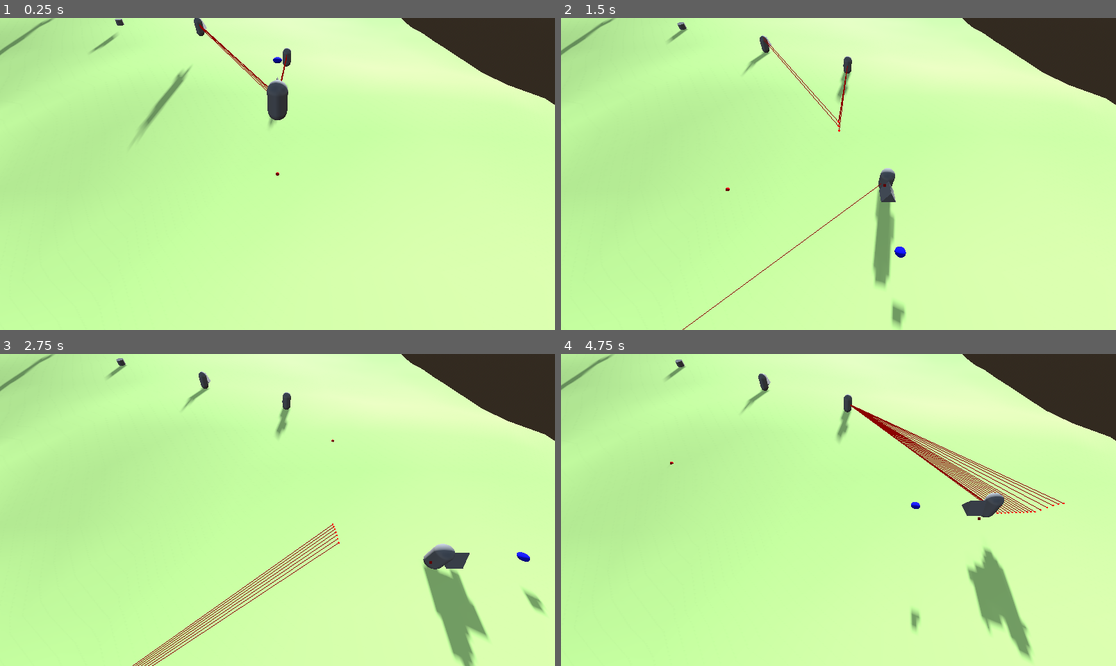
Above: before the commit, frames 1-4 (two rows, left to right).
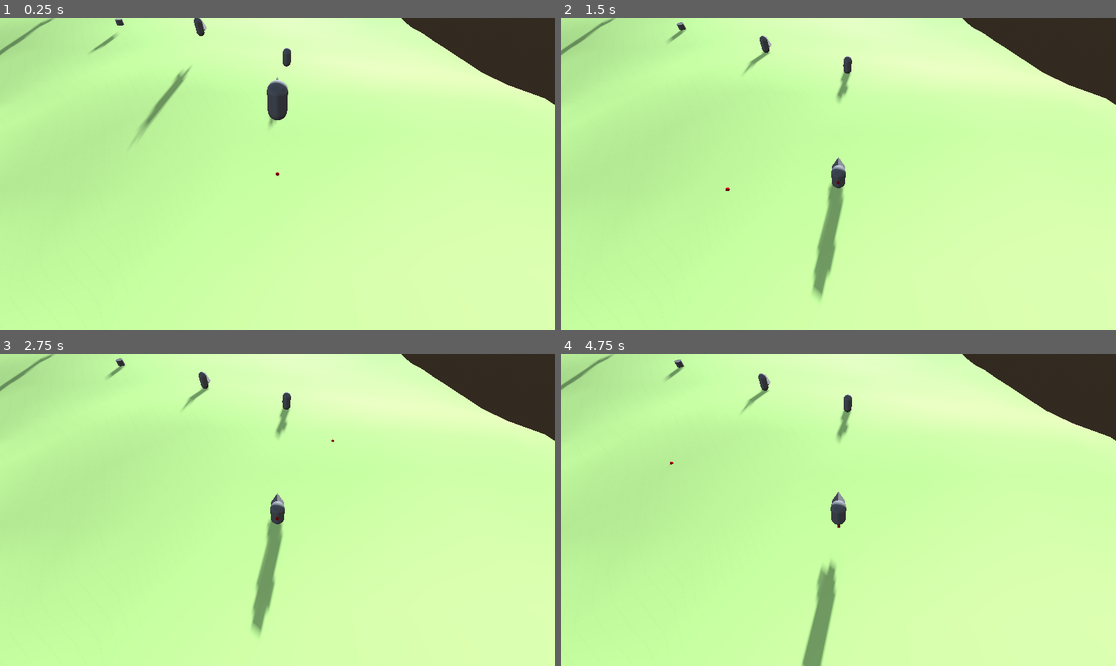
Above: after the commit, the same moments.

Repository: 6ixpoolgames/ProjectVibe
Game: Godot game, scene res://root.tscn
The game is run twice, just before and just after one commit, with the same random seed, the same clock (stepped at 60 frames per second) and the same inputs.
Inputs (mouse positions are in pixels of both pictures, inside the frame that each line leads up to):
- Up to frame 1 (0.25 s): no input
- Up to frame 2 (1.5 s): tap Enter at 0.5 s; move the mouse to (960, 158) at 0.52 s; hold D (move_right) 0.53-1.28 s; click (960, 158) at 0.6 s; tap Space (move_jump) at 0.77 s; move the mouse to (727, 189) at 1.27 s; hold S (move_backward) from 1.28 s (still down); tap Middle mouse button (middleMouse_button) at 1.35 s
- Up to frame 3 (2.75 s): tap Space (move_jump) at 1.52 s; move the mouse to (333, 441) at 2.02 s; release S (move_backward) at 2.03 s; hold D (move_right) from 2.03 s (still down); hold Shift (move_sprint) from 2.03 s (still down)
- Up to frame 4 (4.75 s): move the mouse to (810, 572) at 2.77 s; release D (move_right) at 2.78 s; release Shift (move_sprint) at 2.78 s; hold W (move_forward) 2.78-3.53 s; right-click (810, 572) at 2.85 s; tap Space (move_jump) at 3.02, 3.77, 4.52 s; move the mouse to (1005, 556) at 3.52 s; hold A (move_left) from 3.53 s (still down); tap Mouse wheel down (scrollWheel_down) at 3.6 s; move the mouse to (672, 463) at 4.27 s; tap Mouse wheel up (scrollWheel_up) at 4.35 s

The runs differ from the first frame. In frame 1, 0.2% of the frame differs, in the area x 35-52%, y 2-24%; in frame 2, 2.8%; in frame 3, 4.3%; in frame 4, 4.7%, in the area x 20-91%, y 1-100%.
Error after the commit: Parse Error: Identifier "StateManager" not declared in the current scope. (res://assets/scripts/AIUnitManager.gd:22)

Commit message:
began refactoring CharacterPawn3D, AIUnitManager, and AIStateManager for initialization on enter_tree() and reference setting, others still TBD

Diff:
--- a/assets/scenes/character_pawn_3d.tscn
+++ b/assets/scenes/character_pawn_3d.tscn
@@ -13,7 +13,7 @@
 script = ExtResource("1_mqp35")
 metadata/_custom_type_script = "uid://m21ym7goa67x"
 
-[node name="CollisionShape3D" type="CollisionShape3D" parent="."]
+[node name="CollisionCapsule" type="CollisionShape3D" parent="."]
 transform = Transform3D(1, 0, 0, 0, 1, 0, 0, 0, 1, 0, 1, 0)
 shape = SubResource("CapsuleShape3D_uw0gs")
 
--- /dev/null
+++ b/assets/scripts/AIStateComponentBase.gd
@@ -0,0 +1,21 @@
+extends Node
+class_name AIStateComponentBase
+
+@export var state_name:String ##is set as state name if not left blank
+@export var state_priority:int = 255 ## state priority if multiple states are valid at the same time. Lower is higher priorty. Golf rules baybee
+
+#references
+var pawn: CharacterPawn3D
+
+func _ready() -> void:
+	if state_name:
+		name = state_name
+	pass
+
+##contains logic for when to set state as active
+func should_state_be_active()->bool:
+	var stateIsValid:= false
+	return stateIsValid
+
+func get_state_priorty()->int:
+	return state_priority
--- a/assets/scripts/AIStateManager.gd
+++ b/assets/scripts/AIStateManager.gd
@@ -8,16 +8,16 @@
 
 #node reference
 var pawn: CharacterPawn3D
-var AIManager: AIUnitManager
+#var AIManager: AIUnitManager
 var sensingComponent: AISensingComponent
 
 var referencesUpdated:= false
 
 func _ready() -> void:
 	initialize()
-	if get_parent_node_3d() is AIUnitManager:
-		AIManager = get_parent_node_3d()
-		AIManager.component_has_intialized(self)
+	#if get_parent_node_3d() is AIUnitManager:
+	#	AIManager = get_parent_node_3d()
+	#	AIManager.component_has_intialized(self)
 
 func initialize():
 	pass
@@ -81,3 +81,30 @@
 			currState = AIState.Incapacitated
 			if GlobalTools.go_print:
 				print("set to incapacitated")
+
+#node references
+var isReferenceSet:= false
+var Pawn: CharacterPawn3D
+var CharacterModel: MeshInstance3D
+var CollisionCapsule: CollisionShape3D
+var ControllerManager: MovementControllerManager
+var StatManager: StatManagerComponent
+var CameraControllerArm: PawnCameraController
+var AIManager: AIUnitManager
+func set_references(references:Array[Node])->void:
+	for r in references:
+		if r is CharacterPawn3D:
+			Pawn = r
+		if r.name == "CharacterModel":
+			CharacterModel = r
+		if r.name == "CollisionCapsule":
+			CollisionCapsule = r
+		if r is MovementControllerManager:
+			ControllerManager = r
+		if r is StatManagerComponent:
+			StatManager = r
+		if r is PawnCameraController:
+			CameraControllerArm = r
+		if r is AIUnitManager:
+			AIManager = r
+	isReferenceSet = true
--- a/assets/scripts/AIUnitManager.gd
+++ b/assets/scripts/AIUnitManager.gd
@@ -6,9 +6,9 @@
 @export var polling_group: int = 0 ##which frame this component polls. Choose 0 for random assignment.
 
 #references and ready checks
-var pawn: CharacterPawn3D
-var stateManagerComponent: AIStateManagerComponent
-var sensingComponent: AISensingComponent
+#var pawn: CharacterPawn3D
+#var stateManagerComponent: AIStateManagerComponent
+#var sensingComponent: AISensingComponent
 var stateManagerReady:= false
 var sensingComponentReady:= false
 
@@ -18,23 +18,39 @@
 func initialize()->void:
 	polling_outofbounds_reassignment()
 	clear_subcomponents()
-	sensingComponent = AISensingComponent.new()
-	stateManagerComponent = AIStateManagerComponent.new()
-	sensingComponent.name = "AISensingComponent"
-	stateManagerComponent.name = "AIStatemanagerComponent"
+	SensingComponent = AISensingComponent.new()
+	StateManager = AIStateManagerComponent.new()
+	SensingComponent.name = "AISensingComponent"
+	StateManager.name = "AIStatemanagerComponent"
 	if get_parent_node_3d() is CharacterPawn3D:
-		pawn = get_parent_node_3d()
-	self.add_child(sensingComponent)
-	self.add_child(stateManagerComponent)
+		Pawn = get_parent_node_3d()
+	self.add_child(SensingComponent)
+	self.add_child(StateManager)
+
+func _enter_tree() -> void:
+	init_sensing_component()
+	init_state_manager_component()
 
 
+func init_sensing_component():
+	if !SensingComponent:
+		SensingComponent = AISensingComponent.new()
+		SensingComponent.name = "AISensingComponent"
+		self.add_child(SensingComponent)
+
+func init_state_manager_component():
+	if !StateManager:
+		StateManager = AIStateManagerComponent.new()
+		StateManager.name = "AIStatemanagerComponent"
+		self.add_child(StateManager)
+
 func clear_subcomponents():
-	if sensingComponent:
-		sensingComponent.queue_free()
-		sensingComponent = null
-	if stateManagerComponent:
-		stateManagerComponent.queue_free()
-		stateManagerComponent = null
+	if SensingComponent:
+		SensingComponent.queue_free()
+		SensingComponent = null
+	if StateManager:
+		StateManager.queue_free()
+		StateManager = null
 
 ##count through frames and set which polling group should fire
 func should_poll_group()->int:
@@ -57,15 +73,17 @@
 		#print("polling group outbounds. randomly reassigned to: ", polling_group, " of ", polling_freq_frame_count)
 
 func _physics_process(_delta: float) -> void:
-	pass_down_references()
-	if !allComponentsReady:
-		is_all_components_ready()
-	if allComponentsReady:
-		pass_down_references()
+	#pass_down_references()
+	#if !allComponentsReady:
+	#	is_all_components_ready()
+	#if allComponentsReady:
+	#	pass_down_references()
 		should_poll_group()
 
 func _ready() -> void:
-	initialize()
+	#initialize()
+	polling_outofbounds_reassignment()
+
 
 var componentsReady: Array[Node]
 func component_has_intialized(component: Node):
@@ -84,12 +102,42 @@
 
 var stopOnOne:=false
 func pass_down_references():
-	if !stopOnOne and allComponentsReady and pawn:
+	if !stopOnOne and allComponentsReady and Pawn:
 		for c in componentsReady:
-			c.pawn = pawn
+			c.Pawn = Pawn
 			if c is AISensingComponent:
-				c.stateManagerComponent = stateManagerComponent
+				c.StateManager = StateManager
 			if c is AIStateManagerComponent:
-				c.sensingComponent = sensingComponent
+				c.SensingComponent = SensingComponent
 		stopOnOne = true
 		print(">>>Manager.polling_group = ", polling_group)
+
+#node references
+var isReferenceSet:= false
+var Pawn: CharacterPawn3D
+var CharacterModel: MeshInstance3D
+var CollisionCapsule: CollisionShape3D
+var ControllerManager: MovementControllerManager
+var StatManager: StatManagerComponent
+var CameraControllerArm: PawnCameraController
+var AIManager: AIUnitManager
+var SensingComponent: AISensingComponent
+func set_references(references:Array[Node])->void:
+	for r in references:
+		if r is CharacterPawn3D:
+			Pawn = r
+		if r.name == "CharacterModel":
+			CharacterModel = r
+		if r.name == "CollisionCapsule":
+			CollisionCapsule = r
+		if r is MovementControllerManager:
+			ControllerManager = r
+		if r is StatManagerComponent:
+			StatManager = r
+		if r is PawnCameraController:
+			CameraControllerArm = r
+		if r is AIUnitManager:
+			AIManager = r
+		if r is AISensingComponent:
+			SensingComponent = r
+	isReferenceSet = true
--- a/assets/scripts/CharacterPawn3D.gd
+++ b/assets/scripts/CharacterPawn3D.gd
@@ -29,19 +29,28 @@
 #ready variables
 var isReadyTrigger = false
 var activeCamera: Camera3D
-var allChildren: Array
+var allChildren: Array[Node]
 func _ready():
-	allChildren = GlobalTools.get_all_descendants(self)
-	init_active_camera()
-	set_references_hard()
-	init_movement_controller()
-	init_camera_spring_arm()
+	#allChildren = GlobalTools.get_all_descendants(self)
+	ready_active_camera()
+	pass_down_references()
+	#set_references_hard()
+	#init_controller_manager()
+	#init_camera_spring_arm()
+
+func _enter_tree() -> void:
+	init_camera_controller_arm()
+	init_controller_manager()
+	init_stat_manager()
 
 #node reference variables
 var CharacterModel: MeshInstance3D
 var CollisionCapsule: CollisionShape3D
 var ControllerManager: MovementControllerManager
 var StatManager: StatManagerComponent
+var cameraControllerArm: PawnCameraController
+var AIManager: AIUnitManager
+var SensingComponent: AISensingComponent
 ##janky hard coded reference setter. Relies on node structure from character_pawn_3d.tscn
 func set_references_hard():
 	CharacterModel = $CharacterModel
@@ -50,44 +59,87 @@
 	StatManager = $StatManagerComponent
 	print(self, " has set references (HARD)")
 
+func pass_down_references():
+	allChildren.clear()
+	allChildren = GlobalTools.get_all_descendants(self)
+	var references: Array[Node]
+	var pwn: CharacterPawn3D = self
+	references.append(pwn)
+	for c in allChildren:
+		if c.name == "CharacterModel":
+			CharacterModel = c
+			references.append(c)
+		if c.name == "CollisionCapsule":
+			CollisionCapsule = c
+			references.append(c)
+		if c is MovementControllerManager:
+			ControllerManager = c
+			references.append(c)
+		if c is StatManagerComponent:
+			StatManager = c
+			references.append(c)
+		if c is PawnCameraController:
+			cameraControllerArm = c
+			references.append(c)
+		if c is AIUnitManager:
+			AIManager = c
+			references.append(c)
+		if c is AISensingComponent:
+			SensingComponent = c
+			references.append(c)
+	for r in allChildren:
+		if r.has_method("set_references"):
+			r.set_references(references)
+	print(self, " references passed")
+
 ##checks if controller manager is already added. If not, creates a new one. Part of functions to overhaul during refactor
-func init_movement_controller()->void:
-	for c in allChildren:
-		if c is MovementControllerManager:
-			print(self, " already has movement controller component")
-			return
-	var movementController = MovementControllerManager.new()
-	movementController.name = "MovementControllerManager"
-	self.add_child(movementController)
+func init_controller_manager()->void:
+	if ControllerManager:
+		print(self, " already has movement controller manager component")
+		return
+	ControllerManager = MovementControllerManager.new()
+	ControllerManager.name = "MovementControllerManager"
+	self.add_child(ControllerManager)
 	#print("added movementControllerComponent: ", movementController)
-	movementController._ready()
-
-
-var springArmRef: SpringArm3D
+
+
 var unitHalfHeight: float = 0
 ##Creates a PawnCameraController3D (spring arm) if there isn't one. Candidate for refactor. Code kinda messy, but functional
-func init_camera_spring_arm()->void:
-	for c in allChildren:
-		if c is PawnCameraController:
-			print(self, " already has camera controller")
-			return
-		elif c is CollisionShape3D and c.shape is CapsuleShape3D:
-			unitHalfHeight = c.shape.height/2
-	var cameraController = PawnCameraController.new()
-	cameraController.name = "SpringArm3D" #refactor with the spring arm reference code bullshit
-	self.add_child(cameraController)
-	cameraController.position = Vector3(0,unitHalfHeight,0)
-	cameraController.rotation.x = deg_to_rad(cameraController.initial_camera_pitch)
-	springArmRef = cameraController
-	#print("added PawnCameraController3D: ", cameraController)
+func init_camera_controller_arm()->void:
+	if cameraControllerArm:
+		print(self, " already has camera controller")
+		return
+	if CollisionCapsule:
+			unitHalfHeight = CollisionCapsule.shape.height/2
+	cameraControllerArm = PawnCameraController.new()
+	cameraControllerArm.name = "PawnCameraController" #refactor with the spring arm reference code bullshit
+	self.add_child(cameraControllerArm)
+	cameraControllerArm.position = Vector3(0,unitHalfHeight,0)
+	cameraControllerArm.rotation.x = deg_to_rad(cameraControllerArm.initial_camera_pitch)
+	#print("added PawnCameraController3D: ", cameraControllerArm)
 
 ##sets the current viewport camera to the active camera. Can be combined with a larger initializer function on refactor.
 ##Also should code for checking if its a PlayerCamera3D in situations where there's more than 1 active viewport
-func init_active_camera()-> void:
+func ready_active_camera()-> void:
 	activeCamera = get_viewport().get_camera_3d()
 	activeCamera.connect("possession_event", _on_possession_event)
 
-
+func init_stat_manager()->void:
+	if StatManager:
+		print("already has stat manager component")
+		return
+	StatManager = StatManagerComponent.new()
+	StatManager.name = "StatManagerComponent"
+	self.add_child(StatManager)
+
+
+func init_AI_manager()->void:
+	if AIManager:
+		print(self, " already has AI unit manager")
+		return
+	AIManager = AIUnitManager.new()
+	AIManager.name = "AIUnitManager"
+	self.add_child(AIManager)
 func _physics_process(delta: float) -> void:
 	#if isReadyTrigger == true:
 	GlobalTools.printFuncRationalizer(50)
@@ -139,12 +191,9 @@
 ##gets a reference to the pawn's camera controller (spring arm). If null for some reason, returns a reference to self
 func get_camera_attachment_point()->Node3D:
 	var attachTo: Node3D
-	allChildren = GlobalTools.get_all_descendants(self)
-	for c in allChildren:
-		if c is PawnCameraController:
-			attachTo = c
-			springArmRef = c #additional bit of code to ensure springArmRef always points to the camera attachment. SpringArmRef might need a refactor actually
-	if attachTo == null:
+	if cameraControllerArm:
+		attachTo = cameraControllerArm
+	else:
 		attachTo = self
 	return attachTo
 
--- a/assets/scripts/PawnCameraController3D.gd
+++ b/assets/scripts/PawnCameraController3D.gd
@@ -22,6 +22,10 @@
 @onready var lastCursorY: float = mousePosition.y
 @onready var viewportX: float = get_viewport().size.x
 @onready var viewportY: float = get_viewport().size.y
+
+#var Pawn:CharacterPawn3D
+#func set_references(references:Array[Node])->void:
+#	Pawn = references[references.find(CharacterPawn3D)]
 
 
 func _ready() -> void:
Not shown, added: assets/scripts/AIStateComponentBase.gd.uid
Not shown: 5 places in root.tscn that only renumber resources
